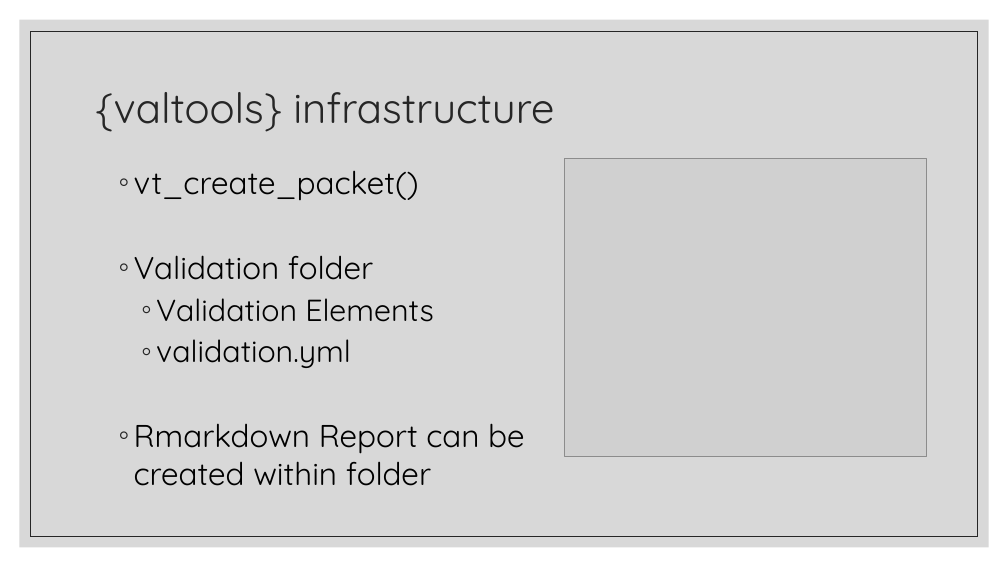
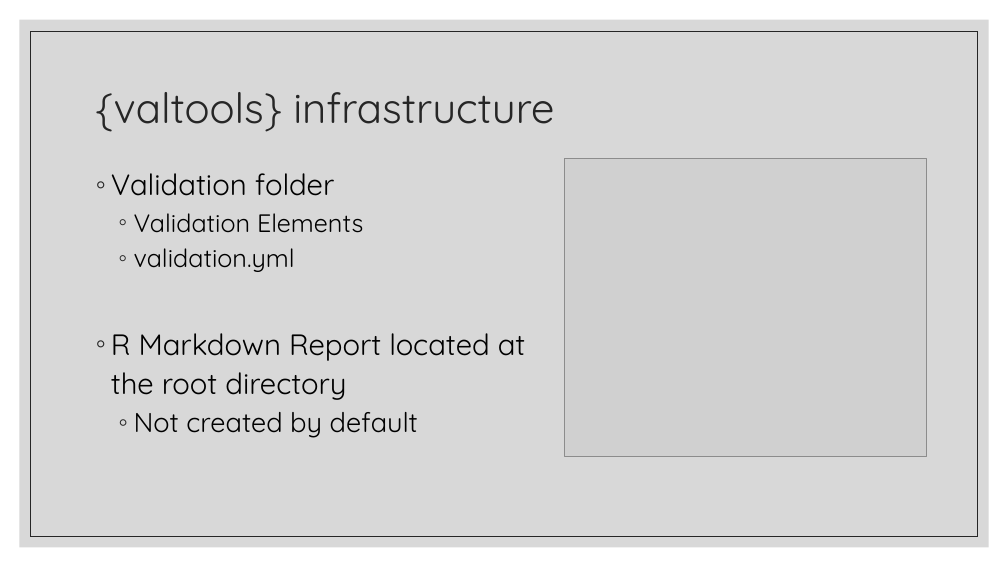
Before and after one commit to FredHutch/R_Package_Validation_Tutorial, a slide deck: slide 6 of Slides/Slides-04-Elements_of_Validation/Slides-04-Elements_of_Validation.pptx (slide 5 before the commit). Drawn at 1008x567 pixels with LibreOffice and Linux fonts; fonts in the diff are those of the drawing; grey boxes stand for pictures. Boxes give left, top, right and bottom in pixels: in the first picture for what was removed or moved away, otherwise in the second. Text is boxed around its words. In the diff, an @@ line names an element or a change of style, - is before the commit and + after.

```diff
--- a/Slides/Slides-04-Elements_of_Validation/Slides-04-Elements_of_Validation.pptx
+++ b/Slides/Slides-04-Elements_of_Validation/Slides-04-Elements_of_Validation.pptx
@@ text at bbox=[111, 173, 363, 272]: size 30 to 28 pt in "Validation folder"; size 29 to 24 pt in "Validation Elements", "validation.yml"; list level 2 to 1 in "Validation folder"; line spacing 1 to 1.1; list level 3 to 2 in "Validation Elements"; list level 3 to 2 in "validation.yml" @@
@@ text at bbox=[134, 171, 419, 200]: paragraph removed @@
-  ◦ vt_create_packet()
@@ text at bbox=[111, 333, 526, 438]: text changed; size 30 to 28 pt @@
-  ◦ Rmarkdown Report can be created within folder
+◦ R Markdown Report located at the root directory
+  ◦ Not created by default
```
Also in this commit, not shown: 3 other slides changed, 1 slide added, 1 slide removed, 5 other files.
